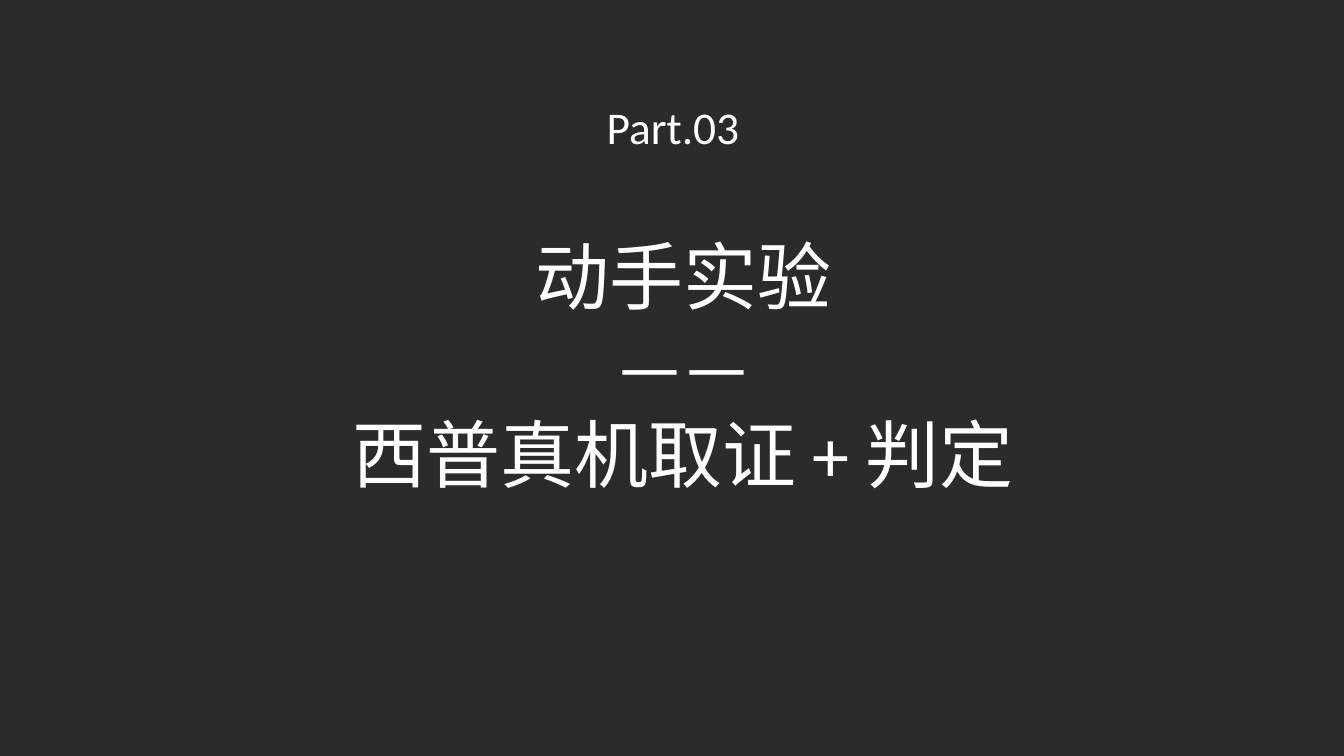
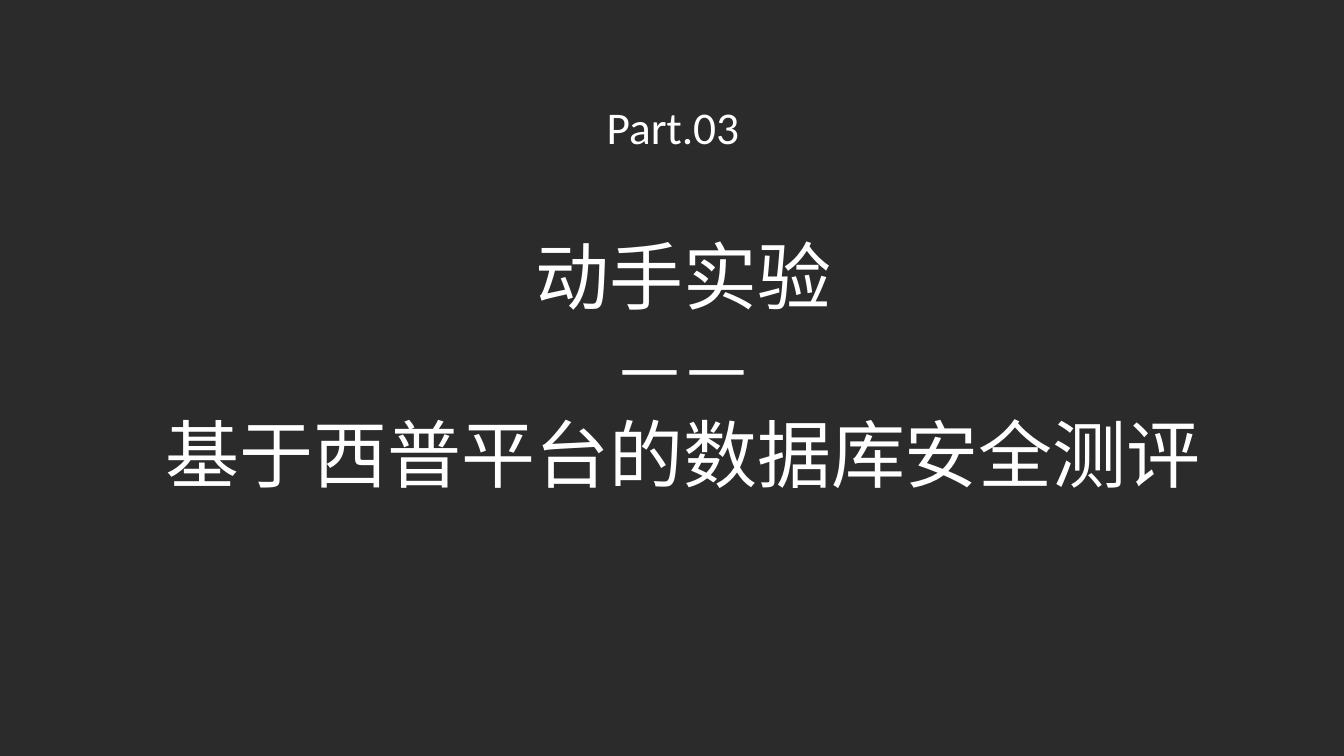
Before and after one commit to yiyimu-ruiruimu/security-assessment-platform, a slide deck: slide 16 of PPT/4.3 数据库安全配置核查.pptx. Drawn at 1344x756 pixels with LibreOffice and Linux fonts; fonts in the diff are those of the drawing; background and template pictures are left out; a plain dark background stands for a picture behind light text. Boxes give left, top, right and bottom in pixels: in the first picture for what was removed or moved away, otherwise in the second. Text is boxed around its words. In the diff, an @@ line names an element or a change of style, - is before the commit and + after.

```diff
--- a/PPT/4.3 数据库安全配置核查.pptx
+++ b/PPT/4.3 数据库安全配置核查.pptx
@@ text "动手实验": place and size @@
-text "动手实验" at [352, 241, 1014, 488]
+text "动手实验" at [166, 241, 1201, 488]
@@ text at [166, 419, 1201, 488]: text changed @@
-西普真机取证 + 判定
+基于西普平台的数据库安全测评
```
Also in this commit, not shown: 3 other slides changed, 2 slides added, 1 slide removed, 17 other files.
